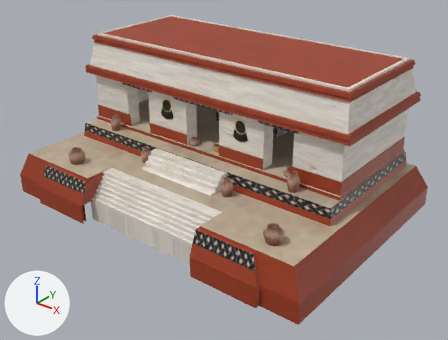
The COLLADA model art/meshes/structural/elmirador_cc.dae: old version first, new version second.
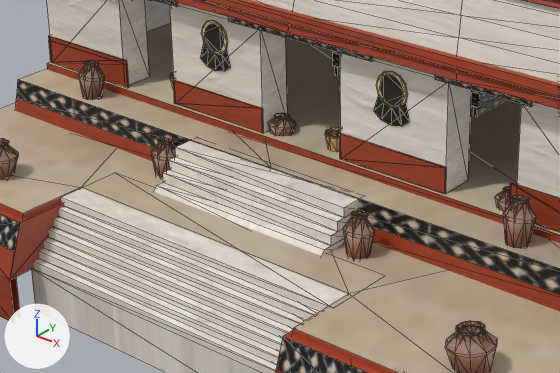
Each version is shown whole from a camera (50 mm lens) standing at (30.1, -36.7, 23.2) and looking at (1.2, -0.6, 0.8), then close up on the part from 17% to 69% of the width and 26% to 72% of the height. Every picture has the same lights, and +X, +Y and +Z are marked at lower left. The close-ups show mesh edges as thin lines. Where no turn or scale is listed for an object, it has been applied to the vertices. Vertices at the same position are counted once.

Script lines for the objects in view, before the commit:
```python
me_cubo_001 = bpy.data.meshes.new('Cubo.001')
me_cubo_001.from_pydata(...)  # 1334 vertices, 2182 faces; spans x -14.4..14.4, y -10.1..10.8, z -2.6..10.3
me_cubo_001.materials.append(mat_materiais)  # picture img_mayans_struct_png
ob_cubo_000_001_002_001_001_001_001_003_001_001_001_001 = bpy.data.objects.new('Cubo_000_001_002_001_001_001_001_003_001_001_001_001', me_cubo_001)
ob_cubo_000_001_002_001_001_001_001_003_001_001_001_001.location = (0.0, 0.0, 0.0)
```
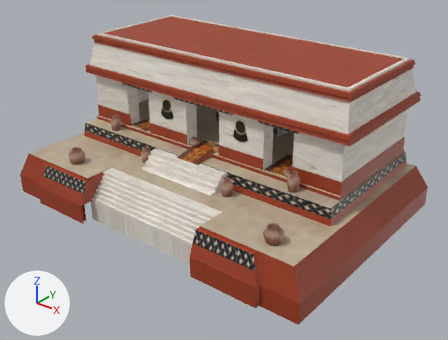
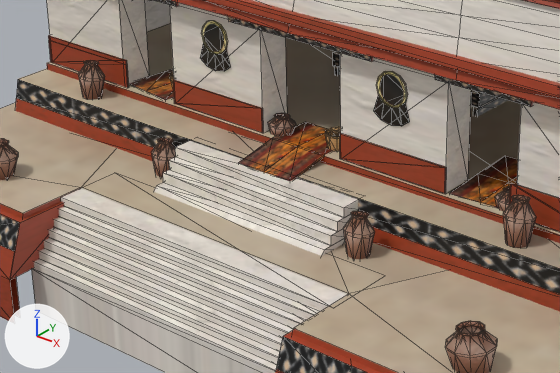
Boxes [x1, y1, x2, y2] around the edits, measured in the close-ups (560 x 373 px):
```json
{"part": 1, "of": "me_cubo_001", "change": "added", "after": [238, 122, 333, 181], "on screen": "brown"}
{"part": 2, "of": "me_cubo_001", "change": "added", "after": [449, 156, 518, 208], "on screen": "brown"}
{"part": 3, "of": "me_cubo_001", "change": "added", "after": [130, 69, 174, 100], "on screen": "brown"}
```

Scene script edits in JSON lines:
```json
{"block": "me_cubo_001", "where": "# used by ob_cubo_000_001_002_001_001_001_001_003_001_001_001_001; location = (0.0, 0.0, 0.0)"}
{"op": "remove", "block": "me_cubo_001", "code": "me_cubo_001.from_pydata(...)  # 1334 vertices, 2182 faces; spans x -14.4..14.4, y -10.1..10.8, z -2.6..10.3"}
{"op": "add", "block": "me_cubo_001", "code": "me_cubo_001.from_pydata(...)  # 1385 vertices, 2254 faces; spans x -14.4..14.4, y -10.1..10.8, z -2.6..10.3"}
{"block": "me_cubo_001", "change": "me_cubo_001 part 1: a new loose piece of 17 vertices spanning x -1.1..1.1, y -3.8..-0.3, z 2.4..2.8, in mat_materiais (picture img_mayans_struct_png)"}
{"block": "me_cubo_001", "change": "me_cubo_001 part 2: a new loose piece of 17 vertices spanning x 5.9..8.3, y -1.8..1.8, z 2.7..2.8, in mat_materiais (picture img_mayans_struct_png)"}
{"block": "me_cubo_001", "change": "me_cubo_001 part 3: a new loose piece of 17 vertices spanning x -8.6..-5.9, y -1.9..1.9, z 2.7..2.8, in mat_materiais (picture img_mayans_struct_png)"}
```
